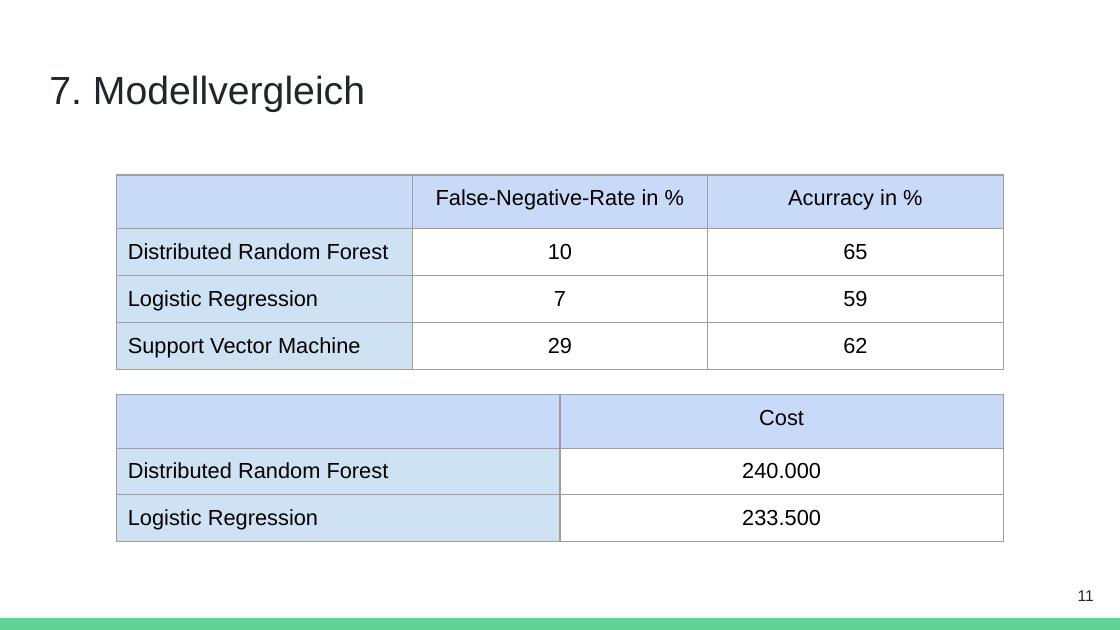
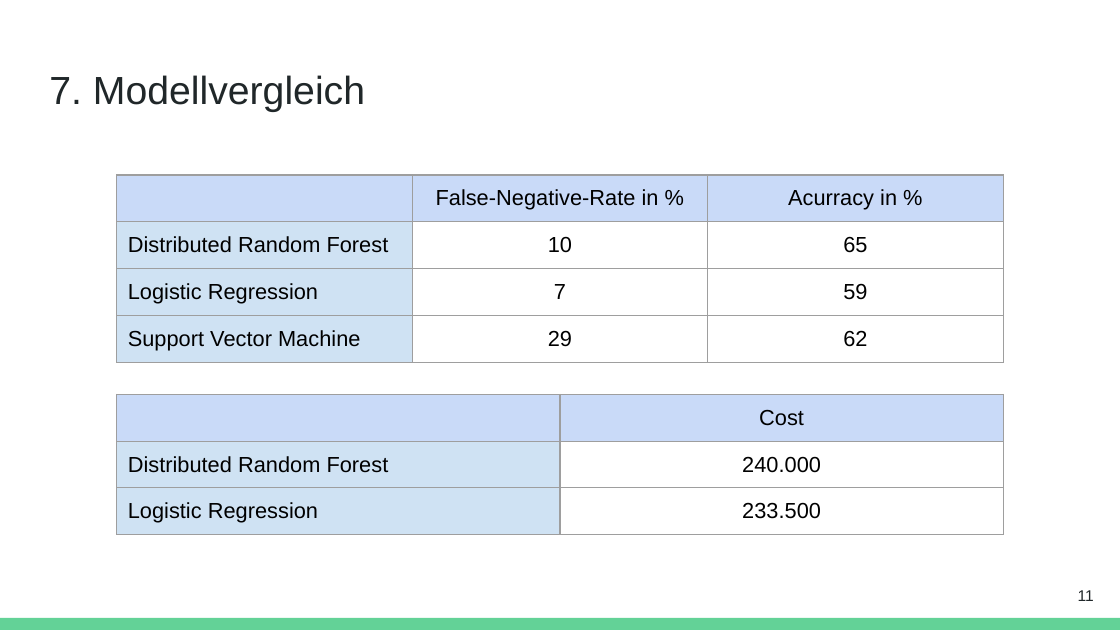
Before and after one commit to lucasoldenburg/DataMiningProject, a slide deck: slide 11 of Abgabe_Gruppe_C/Abschlusspräsentation.pptx. Drawn at 1120x630 pixels with LibreOffice and Linux fonts; fonts in the diff are those of the drawing. Boxes give left, top, right and bottom in pixels: in the first picture for what was removed or moved away, otherwise in the second. Text is boxed around its words. In the diff, an @@ line names an element or a change of style, - is before the commit and + after.

```diff
--- a/Abgabe_Gruppe_C/Abschlusspräsentation.pptx
+++ b/Abgabe_Gruppe_C/Abschlusspräsentation.pptx
@@ table: place and size @@
-table at (116,175,1004,542)
+table at (116,175,1004,368)
@@ table: place and size @@
-table at (116,394,1004,630)
+table at (116,394,1004,540)
```
Also in this commit, not shown: 1 other slide changed, 2 other files.
